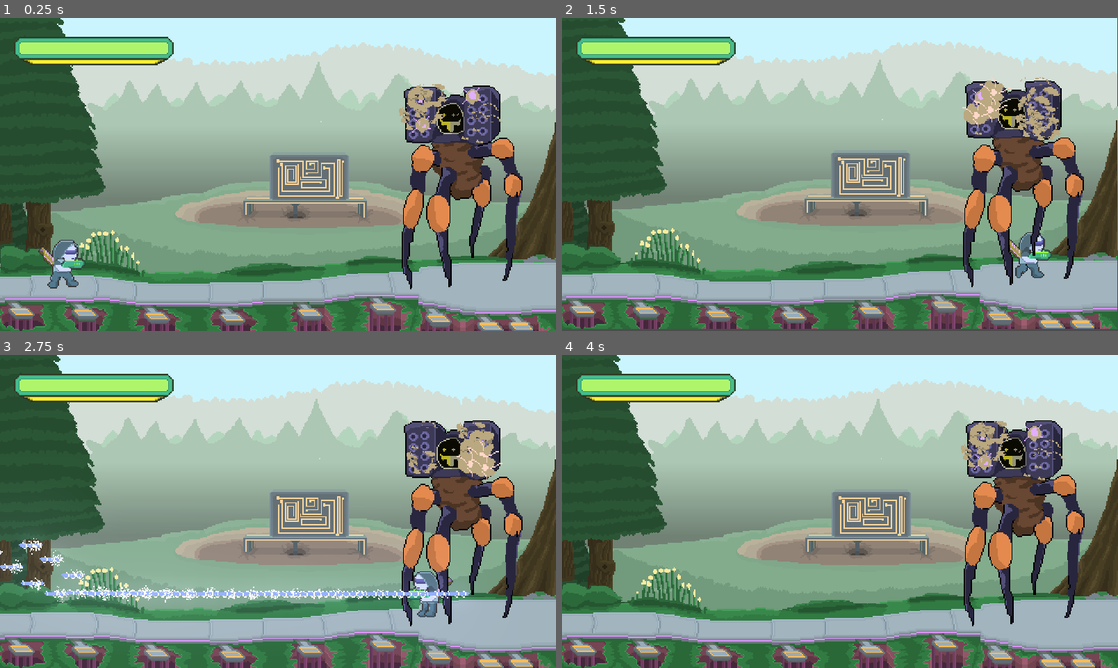
Above: before the commit, frames 1-4 (two rows, left to right).
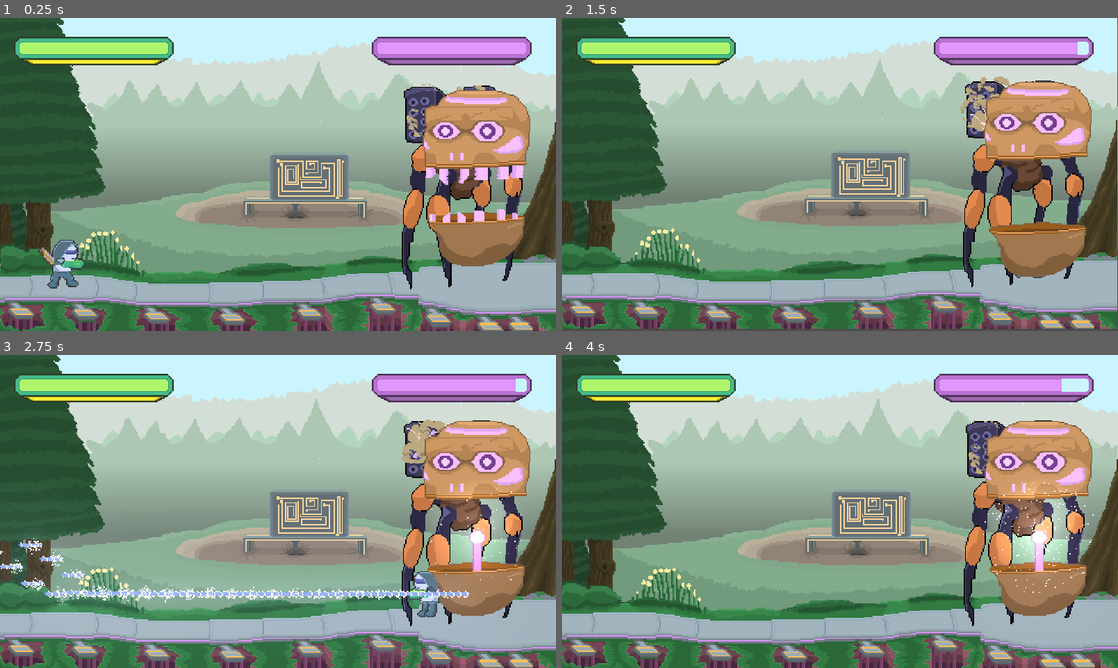
Above: after the commit, the same moments.

Repository: michaeldevlee/The-Lost-Agates-Gems
Game: Godot game, scene res://Main.tscn
Two runs of this game, one before a commit and one after it. Both use one fixed random seed, a clock stepped at 60 frames per second and the inputs below.
Inputs:
- Up to frame 1 (0.25 s): no input
- Up to frame 2 (1.5 s): hold Right (player_right) from 0.53 s (still down); tap Z (player_dash) at 0.6 s; tap Space (player_jump) at 0.77 s; tap Down (player_ducking) at 1.35 s
- Up to frame 3 (2.75 s): tap Space (player_jump) at 1.52 s; release Right (player_right) at 2.03 s; hold Left (player_left) from 2.03 s (still down); hold X (player_shoot) from 2.03 s (still down)
- Up to frame 4 (4 s): release Left (player_left) at 2.78 s; release X (player_shoot) at 2.78 s; hold Right (player_right) from 2.78 s (still down); tap Z (player_dash) at 2.85 s; tap Space (player_jump) at 3.02, 3.77 s; tap Down (player_ducking) at 3.6 s

The runs differ from the first frame. In frame 1, 10% of the frame differs, in the area x 66-96%, y 6-80%; in frame 2, 9.6%; in frame 3, 12%, in the area x 0-96%, y 6-84%; in frame 4, 12%.

Commit message:
Added boss hp and player hp

Diff:
--- /dev/null
+++ b/Boss HP.gd
@@ -0,0 +1,17 @@
+extends TextureProgress
+
+export (NodePath) var boss_path
+var boss
+
+func _ready():
+	EventBus.connect("boss_hit", self, "update_health")
+	initialize_boss_stats()
+
+func initialize_boss_stats():
+	if boss_path:
+		boss = get_node(boss_path)
+		max_value = boss.hp
+		value = max_value
+
+func update_health(dmg):
+	value -= dmg
--- a/Bosses/Rock Head Boss/Animations/Laser/Charged Laser.tscn
+++ b/Bosses/Rock Head Boss/Animations/Laser/Charged Laser.tscn
@@ -41,7 +41,6 @@
 modulate = Color( 1.3, 1.3, 1.3, 1 )
 position = Vector2( 453, 208 )
 frames = SubResource( 17 )
-frame = 2
 playing = true
 centered = false
 
--- a/Bosses/Rock Head Boss/Charging Laser.tres
+++ b/Bosses/Rock Head Boss/Charging Laser.tres
@@ -76,7 +76,7 @@
 "values": [ 0.0 ]
 }
 tracks/6/type = "value"
-tracks/6/path = NodePath("../Light2D:enabled")
+tracks/6/path = NodePath("Light2d:enabled")
 tracks/6/interp = 1
 tracks/6/loop_wrap = true
 tracks/6/imported = false
@@ -88,7 +88,7 @@
 "values": [ true ]
 }
 tracks/7/type = "value"
-tracks/7/path = NodePath("../Light2D:energy")
+tracks/7/path = NodePath("Light2D:energy")
 tracks/7/interp = 1
 tracks/7/loop_wrap = true
 tracks/7/imported = false
@@ -100,7 +100,7 @@
 "values": [ 0.8 ]
 }
 tracks/8/type = "value"
-tracks/8/path = NodePath("../Light2D:texture_scale")
+tracks/8/path = NodePath("Light2D:texture_scale")
 tracks/8/interp = 1
 tracks/8/loop_wrap = true
 tracks/8/imported = false
--- a/Events/EventBus.gd
+++ b/Events/EventBus.gd
@@ -1,4 +1,7 @@
 extends Node
 
 signal player_hit(dmg_amt)
+signal boss_hit(dmg_amt)
 signal camera_event_initiated(type)
+
+signal player_stats_initailized(health)
--- a/Main.tscn
+++ b/Main.tscn
@@ -31,6 +31,10 @@
 [ext_resource path="res://Bosses/Rock Head Boss/Core Laser Shoot.tres" type="Animation" id=29]
 [ext_resource path="res://Misc Sprites/Laser Light.png" type="Texture" id=30]
 [ext_resource path="res://UI/Player HP Fill.png" type="Texture" id=31]
+[ext_resource path="res://UI/Boss HP BG.png" type="Texture" id=32]
+[ext_resource path="res://UI/Boss HP Fill.png" type="Texture" id=33]
+[ext_resource path="res://Player HP.gd" type="Script" id=34]
+[ext_resource path="res://Boss HP.gd" type="Script" id=35]
 
 [sub_resource type="Environment" id=10]
 background_mode = 4
@@ -732,74 +736,75 @@
 [node name="Missle Fire Smoke" type="AnimatedSprite" parent="Spider Boss/Missile Fire Smoke"]
 position = Vector2( 52, 15 )
 frames = SubResource( 23 )
-frame = 6
+frame = 2
 playing = true
 centered = false
 
 [node name="Missle Fire Smoke2" type="AnimatedSprite" parent="Spider Boss/Missile Fire Smoke"]
 position = Vector2( 54, 37 )
 frames = SubResource( 23 )
-frame = 4
 playing = true
 centered = false
 
 [node name="Missle Fire Smoke3" type="AnimatedSprite" parent="Spider Boss/Missile Fire Smoke"]
 position = Vector2( 97, 12 )
 frames = SubResource( 23 )
-frame = 4
 playing = true
 centered = false
 
 [node name="Missle Fire Smoke4" type="AnimatedSprite" parent="Spider Boss/Missile Fire Smoke"]
 position = Vector2( 105, 20 )
 frames = SubResource( 23 )
-frame = 3
+frame = 6
 playing = true
 centered = false
 
 [node name="Missle Fire Smoke5" type="AnimatedSprite" parent="Spider Boss/Missile Fire Smoke"]
 position = Vector2( 97, 28 )
 frames = SubResource( 23 )
-frame = 3
+frame = 6
 playing = true
 centered = false
 
 [node name="Missle Fire Smoke6" type="AnimatedSprite" parent="Spider Boss/Missile Fire Smoke"]
 position = Vector2( 105, 32 )
 frames = SubResource( 23 )
-frame = 2
+frame = 5
 playing = true
 centered = false
 
 [node name="Missle Fire Smoke7" type="AnimatedSprite" parent="Spider Boss/Missile Fire Smoke"]
 position = Vector2( 95, 39 )
 frames = SubResource( 23 )
-frame = 2
+frame = 5
 playing = true
 centered = false
 
 [node name="Missle Fire Smoke8" type="AnimatedSprite" parent="Spider Boss/Missile Fire Smoke"]
 position = Vector2( 108, 42 )
 frames = SubResource( 23 )
-frame = 2
+frame = 5
 playing = true
 centered = false
 
 [node name="Missle Fire Smoke9" type="AnimatedSprite" parent="Spider Boss/Missile Fire Smoke"]
 position = Vector2( 59, 26 )
 frames = SubResource( 23 )
+frame = 3
 playing = true
 centered = false
 
 [node name="Missle Fire Smoke10" type="AnimatedSprite" parent="Spider Boss/Missile Fire Smoke"]
 position = Vector2( 47, 31 )
 frames = SubResource( 23 )
+frame = 3
 playing = true
 centered = false
 
 [node name="Missle Fire Smoke11" type="AnimatedSprite" parent="Spider Boss/Missile Fire Smoke"]
 position = Vector2( 62, 11 )
 frames = SubResource( 23 )
+frame = 3
 playing = true
 centered = false
 
@@ -813,7 +818,6 @@
 [node name="AnimationTree" type="AnimationTree" parent="Spider Boss"]
 
 [node name="Rock Head Boss" type="Node2D" parent="."]
-visible = false
 position = Vector2( -104, -72 )
 
 [node name="Top Sprite" type="Sprite" parent="Rock Head Boss"]
@@ -851,7 +855,7 @@
 position = Vector2( 517, 222 )
 enabled = false
 texture = ExtResource( 30 )
-texture_scale = 3.0
+texture_scale = 1.5
 energy = 0.3
 
 [node name="Particles2D" type="Particles2D" parent="Rock Head Boss"]
@@ -881,13 +885,32 @@
 "_edit_use_anchors_": false
 }
 
-[node name="TextureProgress" type="TextureProgress" parent="GUI/UI"]
+[node name="Player HP" type="TextureProgress" parent="GUI/UI"]
 margin_left = 12.0
 margin_top = 16.0
 margin_right = 150.0
 margin_bottom = 56.0
-value = 100.0
+max_value = 1000.0
+value = 1000.0
 texture_under = ExtResource( 28 )
 texture_progress = ExtResource( 31 )
+script = ExtResource( 34 )
+__meta__ = {
+"_edit_use_anchors_": false
+}
+player_path = NodePath("../../../Player")
+
+[node name="Boss HP" type="TextureProgress" parent="GUI/UI"]
+margin_left = 321.0
+margin_top = 16.0
+margin_right = 459.0
+margin_bottom = 56.0
+value = 100.0
+texture_under = ExtResource( 32 )
+texture_progress = ExtResource( 33 )
+script = ExtResource( 35 )
+__meta__ = {
+"_edit_use_anchors_": false
+}
 
 [connection signal="timeout" from="Camera2D/Shake Timer" to="Camera2D" method="_on_Shake_Timer_timeout"]
--- /dev/null
+++ b/Player HP.gd
@@ -0,0 +1,20 @@
+extends TextureProgress
+
+export (NodePath) var player_path
+var player
+
+func _ready():
+	EventBus.connect("player_hit", self, "update_health")
+	initialize_player_stats()
+
+func initialize_player_stats():
+	if player_path:
+		player = get_node(player_path)
+		print(player)
+		if player is Player:
+			max_value = player.hp
+			value = max_value
+			print(max_value)
+
+func update_health(dmg):
+	value -= dmg
--- a/Player.gd
+++ b/Player.gd
@@ -1,4 +1,5 @@
 extends KinematicBody2D
+class_name Player
 
 export (int) var speed = 300
 export (int) var gravity = 900
@@ -6,7 +7,7 @@
 var dash_multiplier = 1
 var velocity : Vector2 = Vector2()
 
-var hp = 100
+var hp = 5000
 export (PackedScene) var Bullet
 
 onready var sprite = get_node("Player Sprite")
@@ -73,13 +74,14 @@
 func take_damage(amount):
 	hp -= amount
 
+
 func register_signals():
 	EventBus.connect("player_hit", self, "take_damage")
 
 #debugging purposes
 func _input(event):
 	if Input.is_action_just_pressed("ui_down"):
-		EventBus.emit_signal("player_hit", 2)
+		EventBus.emit_signal("boss_hit", 10)
 
 func _physics_process(delta):
 	move_from_input()
--- a/Player/Bullet/Bullet.tscn
+++ b/Player/Bullet/Bullet.tscn
@@ -40,7 +40,7 @@
 [node name="Bullet" type="AnimatedSprite" groups=["Bullet"]]
 modulate = Color( 1.5, 1.5, 1.5, 1 )
 frames = SubResource( 17 )
-frame = 3
+frame = 1
 playing = true
 centered = false
 offset = Vector2( -12, -12 )
--- a/project.godot
+++ b/project.godot
@@ -7,6 +7,16 @@
 ;   param=value ; assign values to parameters
 
 config_version=4
+
+_global_script_classes=[ {
+"base": "KinematicBody2D",
+"class": "Player",
+"language": "GDScript",
+"path": "res://Player.gd"
+} ]
+_global_script_class_icons={
+"Player": ""
+}
 
 [application]
 
Not shown: 1 places in Main.tscn that only renumber resources
Binary file added: UI/Boss HP BG.png
Not shown, added: UI/Boss HP BG.png.import
Binary file added: UI/Boss HP Fill.png
Not shown, added: UI/Boss HP Fill.png.import
Binary file changed: UI/Player UI.aseprite
